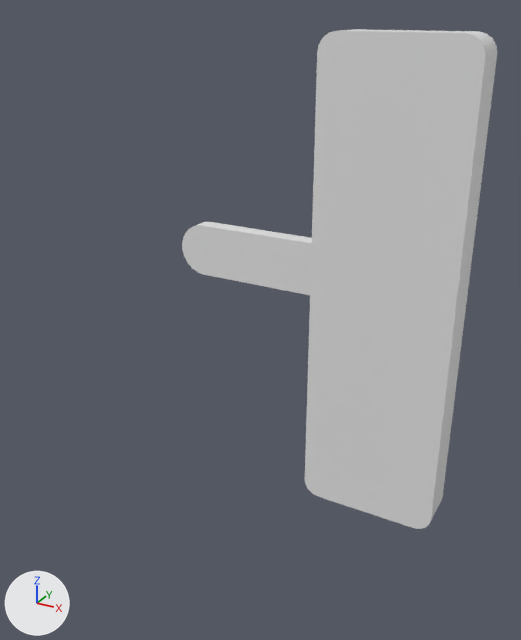
Renders of the glTF model Data/Models/Doors/Handles/GLB/handle_05.glb from each side of a commit.
One viewpoint serves both versions: a 50 mm camera at (0.107, -0.281, 0.111) aimed at (-0.021, -0.049, -0.006). Lighting does not change. The marker at lower left points along +X, +Y and +Z. The picture after the commit comes second. Vertices at exactly the same position are counted once.

Names of what the first picture shows: 'handle'.
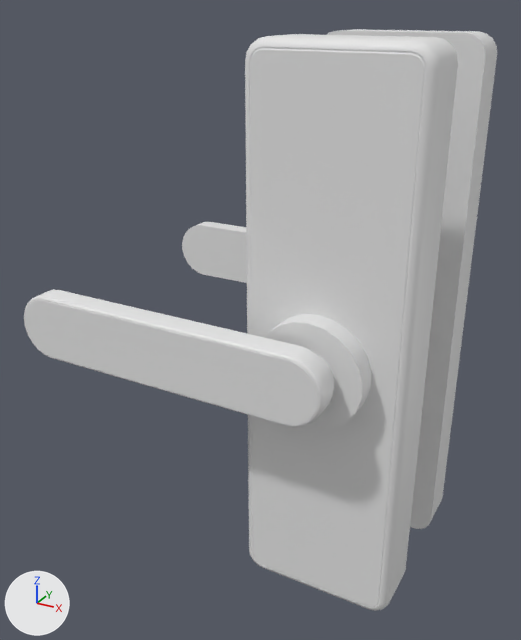
The newer file is also turned or shifted as a whole; pictures and numbers use the older file's frame.

Changed parts and their boxes (x1, y1, x2, y2) in the pictures (521 x 640 px):
'handle', reshaped (50% wider, 16% taller)
    before: (182, 29, 497, 529)
    after: (24, 29, 497, 611)
part 1 of me_cylinder_013, added
    after: (264, 314, 371, 431)
part 2 of me_cylinder_013, added
    after: (245, 34, 458, 611)
part 3 of me_cylinder_013, added
    after: (24, 289, 333, 427)

The change, as a diff of the scene's bpy script:
```diff
--- a/Data/Models/Doors/Handles/GLB/handle_05.glb.py
+++ b/Data/Models/Doors/Handles/GLB/handle_05.glb.py
@@ me_cylinder_013 @@
 # used by ob_handle; location = (0.0, 0.0, 0.0)
-me_cylinder_013.from_pydata(...)  # 480 vertices, 948 faces; spans x -0.094..0.051, y -0.029..0.013, z -0.098..0.102
+me_cylinder_013.from_pydata(...)  # 960 vertices, 1896 faces; spans x -0.094..0.051, y -0.103..0.013, z -0.098..0.102
+# me_cylinder_013 part 1: the loose piece of 88 vertices spanning x 0.001..0.039, y -0.01..0.005, z -0.021..0.018 is copied, and the copy is mirrored in y about its middle, then moved by (0.0, -0.086, 0.0); it spans x 0.001..0.039, y -0.096..-0.081, z -0.021..0.018
+# me_cylinder_013 part 2: the loose piece of 200 vertices spanning x -0.008..0.051, y -0.029..-0.007, z -0.098..0.102 is copied, and the copy is mirrored in y about its middle, then moved by (0.0, -0.055, 0.0); it spans x -0.008..0.051, y -0.083..-0.062, z -0.098..0.102
+# me_cylinder_013 part 3: the loose piece of 192 vertices spanning x -0.094..0.031, y 0.004..0.013, z -0.014..0.012 is copied, and the copy is mirrored in y about its middle, then moved by (0.0, -0.107, 0.0); it spans x -0.094..0.031, y -0.103..-0.095, z -0.014..0.012
 me_cylinder_013.materials.append(mat_material)
```
